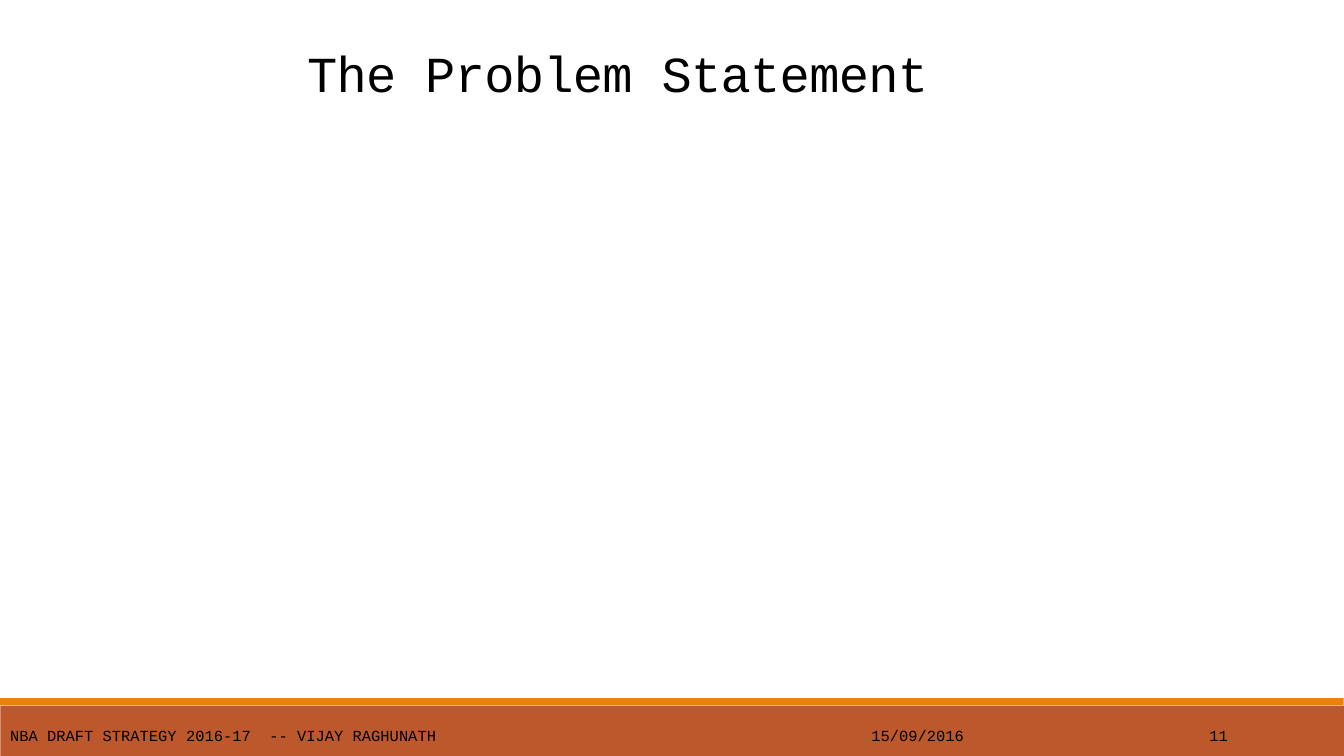
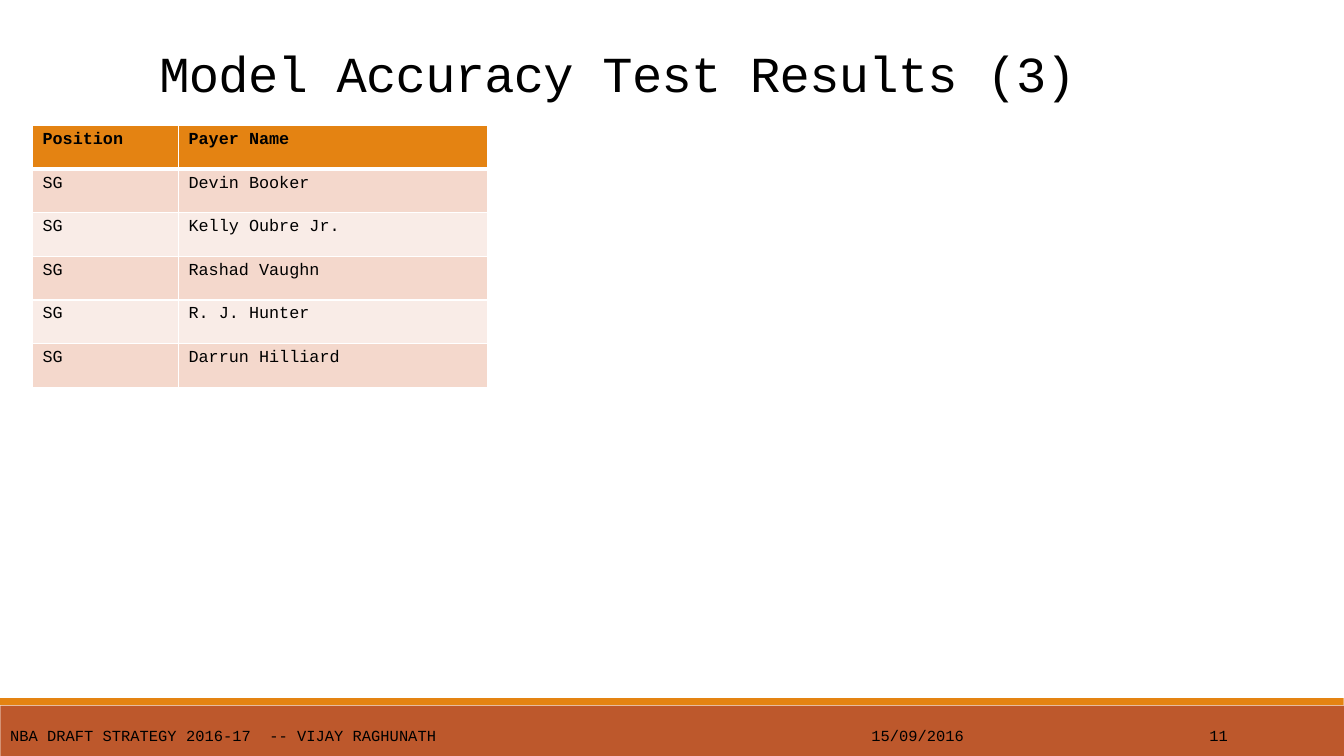
Before and after one commit to vijayr1912/NBA-scouting-draft, a slide deck: slide 12 of NBA-Draft-Scouting.pptx. Drawn at 1344x756 pixels with LibreOffice and Linux fonts; fonts in the diff are those of the drawing. Boxes give left, top, right and bottom in pixels: in the first picture for what was removed or moved away, otherwise in the second. Text is boxed around its words. In the diff, an @@ line names an element or a change of style, - is before the commit and + after.

Commit message:
added model accuracy test

```diff
--- a/NBA-Draft-Scouting.pptx
+++ b/NBA-Draft-Scouting.pptx
@@ title at (x1=159, y1=56, x2=1076, y2=103): text changed @@
-The Problem Statement
+Model Accuracy Test Results (3)
@@ table added at (x1=32, y1=125, x2=488, y2=387), 6 rows, 2 columns @@
+Position | Payer Name
+SG | Devin Booker
+SG | Kelly Oubre Jr.
+SG | Rashad Vaughn
+SG | R. J. Hunter
+SG | Darrun Hilliard
```
Also in this commit, not shown: 5 other slides changed.
